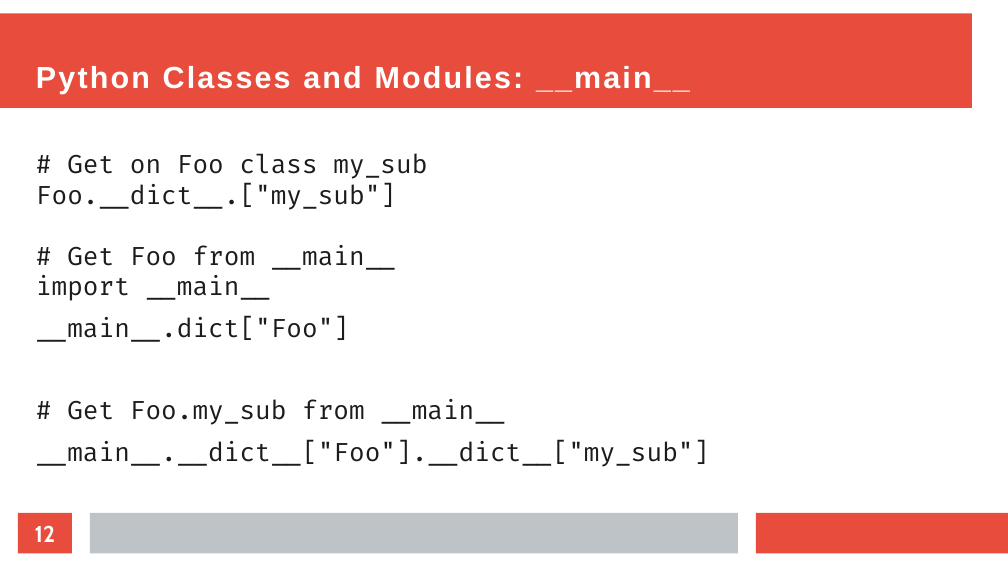
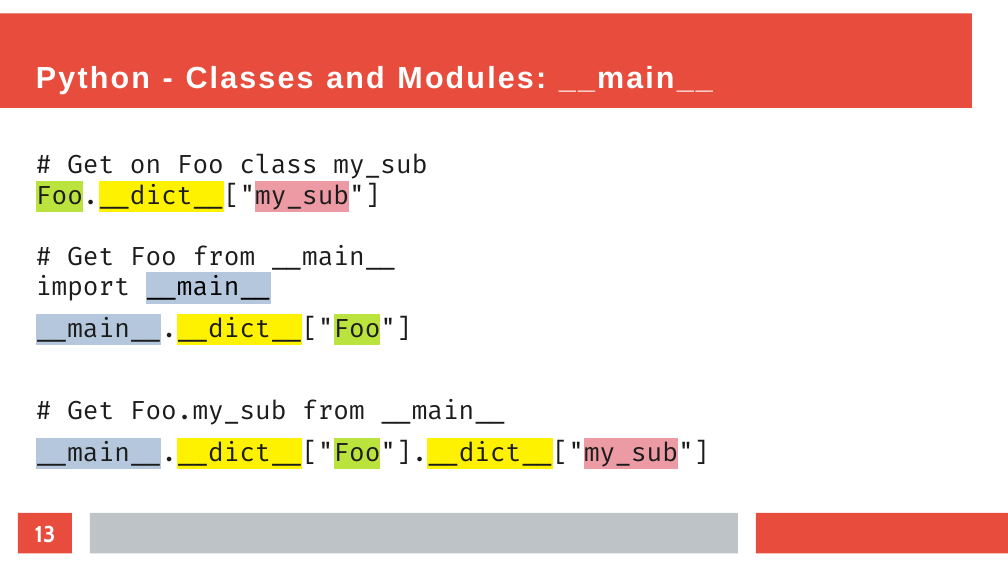
Before and after one commit to EvanCarroll/tech-presentations, a slide deck: slide 13 of perl/objects.odp (slide 12 before the commit). Drawn at 1008x567 pixels with LibreOffice and Linux fonts; fonts in the diff are those of the drawing. Boxes give left, top, right and bottom in pixels: in the first picture for what was removed or moved away, otherwise in the second. Text is boxed around its words. In the diff, an @@ line names an element or a change of style, - is before the commit and + after.

```diff
--- a/perl/objects.odp
+++ b/perl/objects.odp
@@ title at <box>36,66,713,94</box>: text changed @@
-Python Classes and Modules: __main__
+Python - Classes and Modules: __main__
@@ subtitle at <box>36,184,380,211</box>: text changed @@
-Foo.__dict__.["my_sub"]
+Foo.__dict__["my_sub"]
@@ subtitle at <box>36,275,709,468</box>: text colour #1C1C1C to #000000 in "__main__"; highlight none to #B4C7DC in "__main__", "__main__.__dict__["Foo"].__dict__["my_sub"]"; highlight none to #FFF200, highlight none to #BBE33D, highlight none to #EC9BA4 in "__main__.__dict__["Foo"].__dict__["my_sub"]" @@
@@ subtitle at <box>36,317,412,344</box>: text changed @@
-__main__.dict["Foo"]
+__main__.__dict__["Foo"]
@@ page number at <box>35,525,56,543</box>: text changed @@
-12
+13
```
Also in this commit, not shown: 15 other slides changed, 1 slide added.
